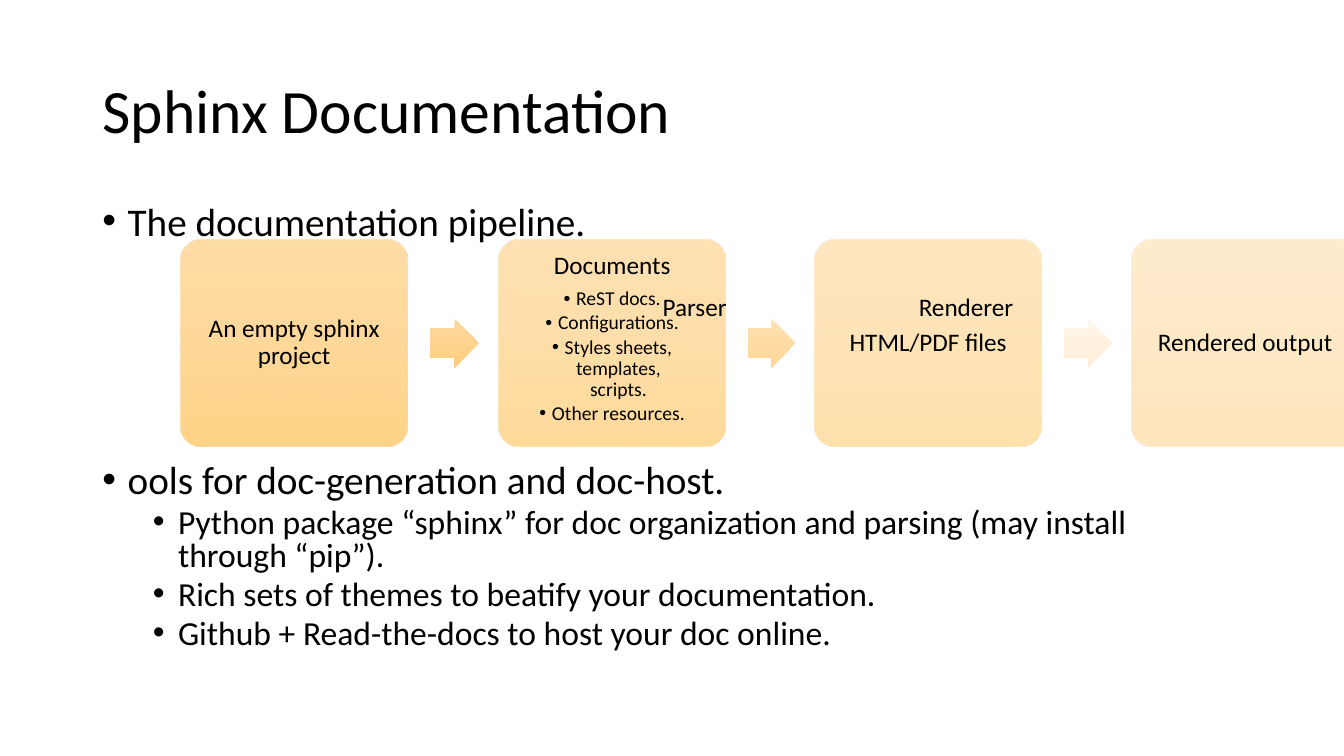
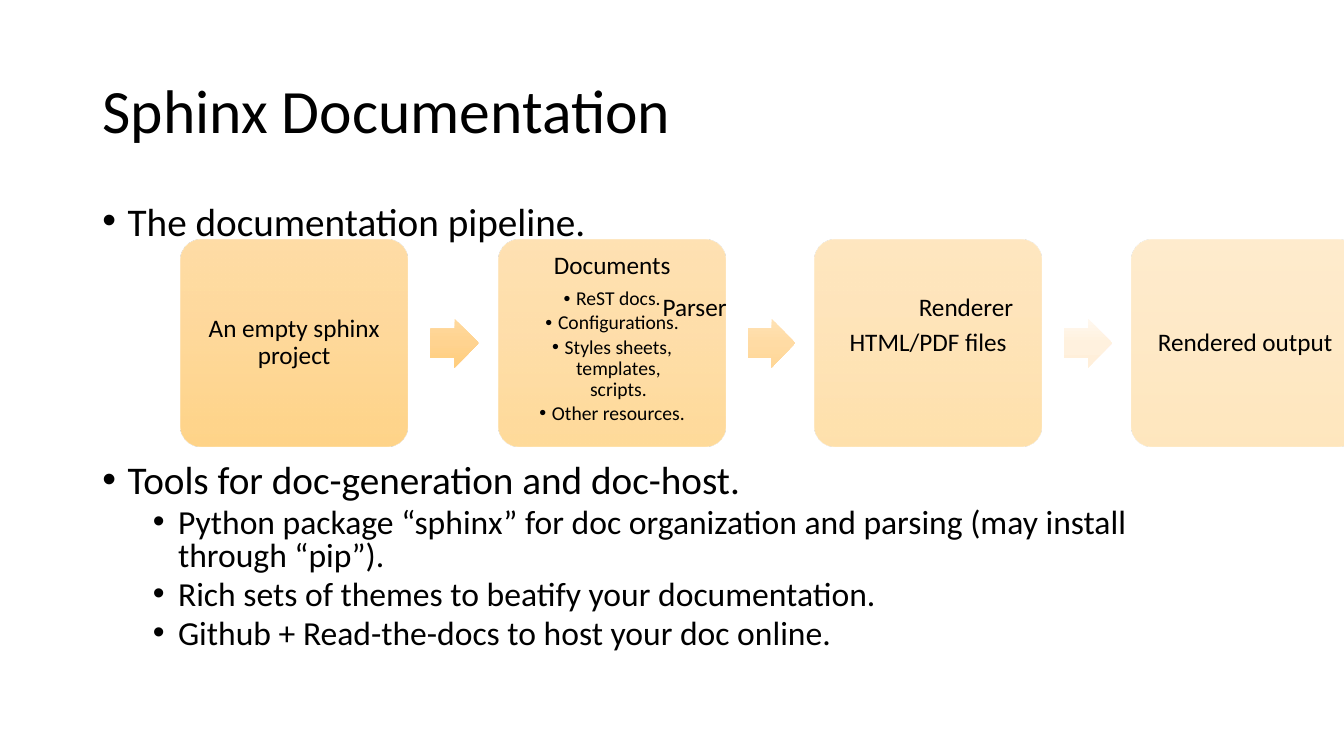
Before and after one commit to ChenYangyao/project-astro-hammer, a slide deck: slide 9 of docs/usage/project-management/src/document/Ch1.2-document.pptx (slide 8 before the commit). Drawn at 1344x756 pixels with LibreOffice and Linux fonts; fonts in the diff are those of the drawing. Boxes give left, top, right and bottom in pixels: in the first picture for what was removed or moved away, otherwise in the second. Text is boxed around its words. In the diff, an @@ line names an element or a change of style, - is before the commit and + after.

```diff
--- a/docs/usage/project-management/src/document/Ch1.2-document.pptx
+++ b/docs/usage/project-management/src/document/Ch1.2-document.pptx
@@ text at [128,466,740,501]: text changed @@
-• ools for doc-generation and doc-host.
+• Tools for doc-generation and doc-host.
```
Also in this commit, not shown: 3 other slides changed, 1 slide added, 1 other file.
